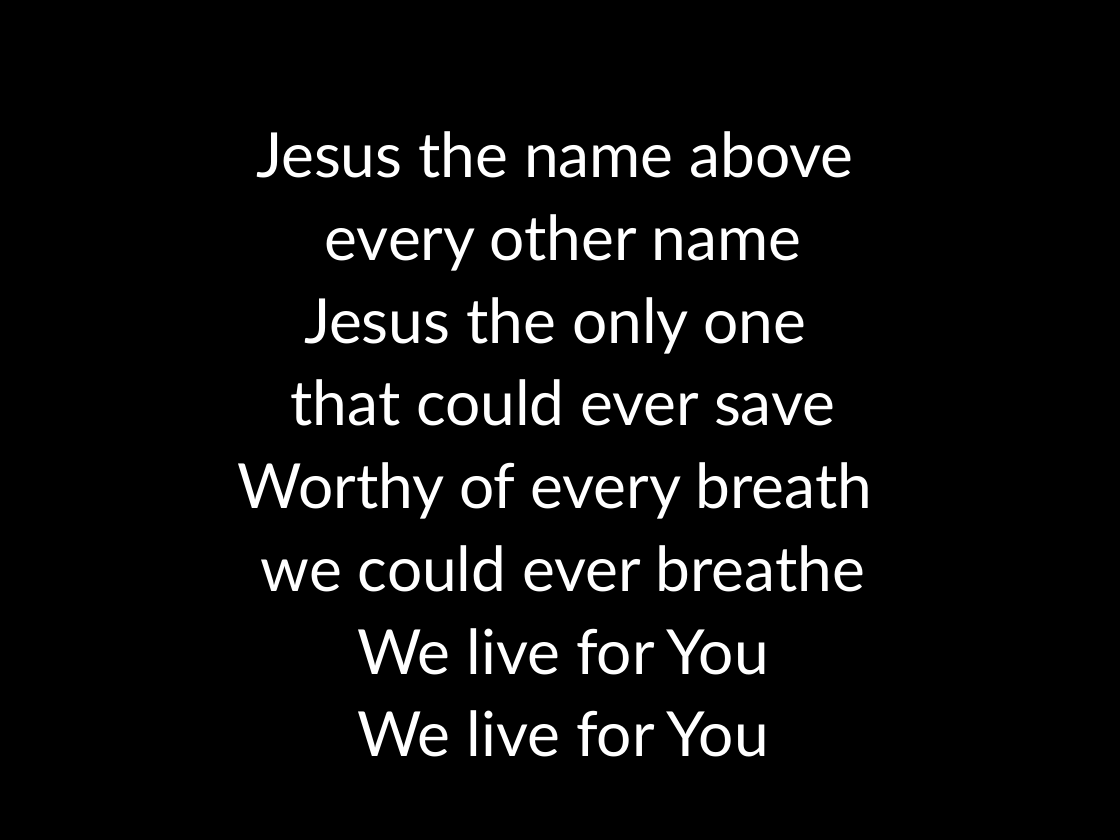
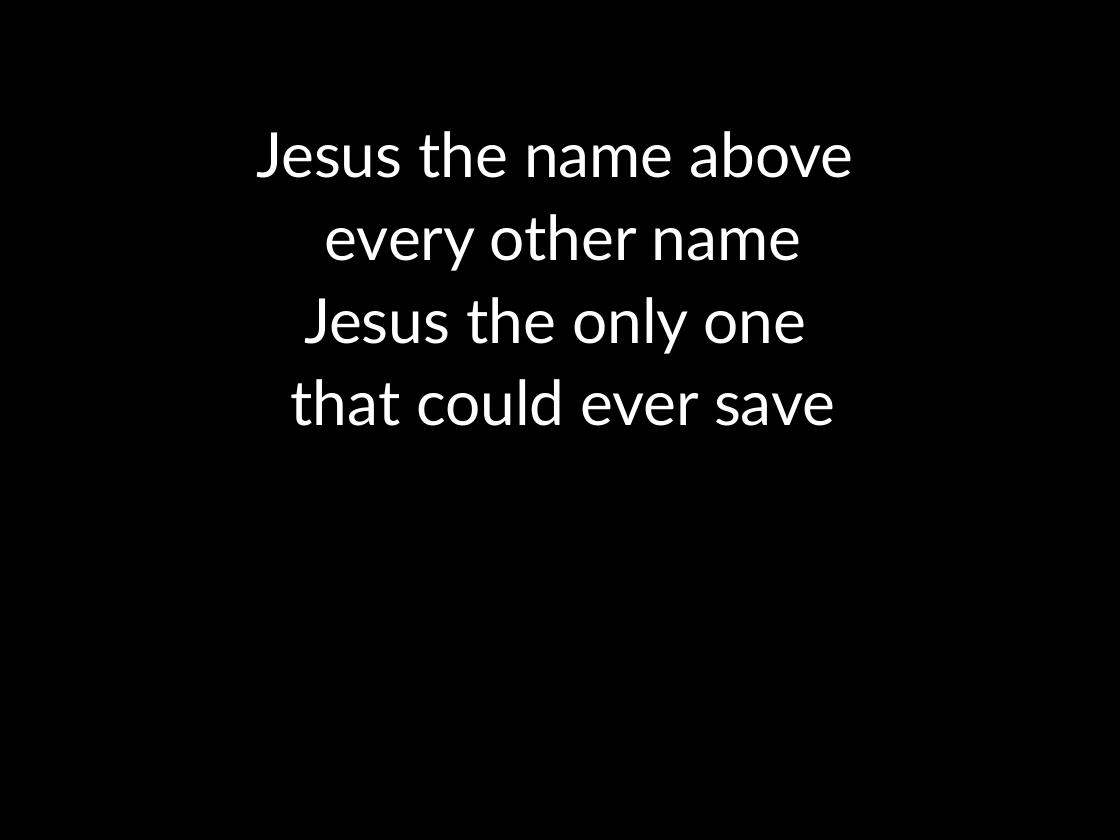
Before and after one commit to kendall412/worship, a slide deck: slide 4 of Build My Life.pptx (slide 3 before the commit). Drawn at 1120x840 pixels with LibreOffice and Linux fonts; fonts in the diff are those of the drawing. Boxes give left, top, right and bottom in pixels: in the first picture for what was removed or moved away, otherwise in the second. Text is boxed around its words. In the diff, an @@ line names an element or a change of style, - is before the commit and + after.

```diff
--- a/Build My Life.pptx
+++ b/Build My Life.pptx
@@ subtitle at [238, 462, 872, 757]: paragraphs removed @@
-Worthy of every breath
-we could ever breathe
-We live for You
-We live for You
```
Also in this commit, not shown: 5 other slides changed, 6 slides added, 8 other files.
